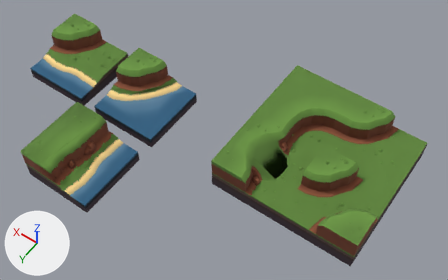
Two versions of the Blender file quadset.blend, one commit apart.
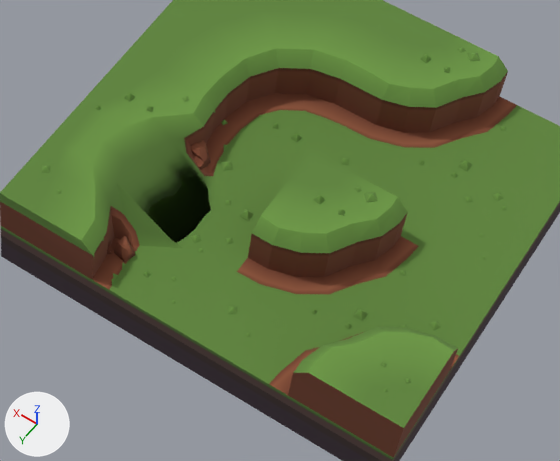
The first picture shows the older version from a camera (50 mm lens) standing at (22.2, 36.4, 51.0) and looking at (45.6, 3.6, -0.5). The close-ups show both versions on the part from 47% to 92% of the width and 32% to 92% of the height of that picture; other places that the commit changed are outside them. Arrows for +X, +Y and +Z are at lower left; the lights stay in place. The same objects are shown in both versions, whatever each file hides.

The scene before the commit, as lines of its bpy script (objects in view):
```python
me_t_gggg_1_002 = bpy.data.meshes.new('t-gGgg-1.002')
me_t_gggg_1_002.from_pydata(...)  # 158 vertices, 134 faces; spans x -4.0..4.0, y -4.0..4.0, z -2.0..2.26
me_t_gggg_1_002.materials.append(mat_material)  # picture img_palette_png
me_t_gggg_1_003 = bpy.data.meshes.new('t-GGgg-1.003')
me_t_gggg_1_003.from_pydata(...)  # 262 vertices, 205 faces; spans x -4.0..4.0, y -4.03..4.0, z -2.0..2.26
me_t_gggg_1_003.polygons.foreach_set('use_smooth', [True] * 205)
me_t_gggg_1_003.materials.append(mat_material)  # picture img_palette_png
me_t_gggg_1_005 = bpy.data.meshes.new('t-GGGg-1.005')
me_t_gggg_1_005.from_pydata(...)  # 158 vertices, 127 faces; spans x -4.0..4.0, y -4.0..4.0, z -2.0..2.0
me_t_gggg_1_005.materials.append(mat_material)  # picture img_palette_png
me_t_gggg_7 = bpy.data.meshes.new('t-gGgG-7')
me_t_gggg_7.from_pydata(...)  # 222 vertices, 187 faces; spans x -4.0..4.0, y -4.0..4.0, z -2.0..2.26
me_t_gggg_7.materials.append(mat_material)  # picture img_palette_png
ob_t_gggg_1 = bpy.data.objects.new('t-gGgg-1', me_t_gggg_1_002)
ob_t_gggg_1.location = (32.0, -4.0, 0.0)
ob_t_gggg_1_003 = bpy.data.objects.new('t-GGgg-1.003', me_t_gggg_1_003)
ob_t_gggg_1_003.location = (40.0, 4.0, 0.0)
ob_t_gggg_1_1 = bpy.data.objects.new('t-GGGg-1', me_t_gggg_1_005)
ob_t_gggg_1_1.location = (40.0, -4.0, 0.0)
ob_t_gggg_7 = bpy.data.objects.new('t-gGgG-7', me_t_gggg_7)
ob_t_gggg_7.location = (32.0, 4.0, 0.0)
```
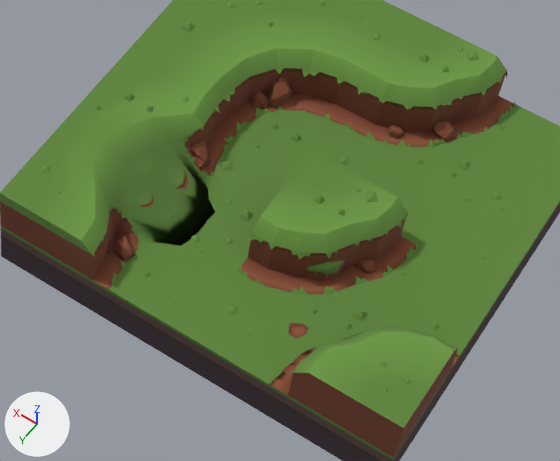
Boxes (x1, y1, x2, y2) around the edits, measured in the close-ups (560 x 461 px; the box of a moved part takes in the faces that stretch with it):
part 1 of me_t_gggg_1_002, moved or reshaped: before (420, 54, 431, 63); after (419, 54, 430, 63)
part 2 of me_t_gggg_1_002, built on: (345, 54, 519, 247) in both
part 3 of me_t_gggg_1_003, built on: before (109, 142, 290, 336); after (108, 127, 290, 336)
part 4 of me_t_gggg_1_005, moved or reshaped (not visible before): after (181, 22, 195, 32)
part 5 of me_t_gggg_1_005, built on: before (221, 119, 227, 125); after (215, 0, 362, 149)
part 6 of me_t_gggg_7, built on: before (187, 240, 502, 460); after (187, 212, 502, 460)

The change in detail:
me_t_gggg_1_002 is used by ob_t_gggg_1; location (32.0, -4.0, 0.0).
me_t_gggg_1_002 had 158 vertices, 134 faces and spanned x -4.0..4.0, y -4.0..4.0, z -2.0..2.26.
me_t_gggg_1_002 now has 386 vertices, 249 faces and spans x -4.0..4.09, y -4.04..4.0, z -2.0..2.26.
me_t_gggg_1_002 part 1: the loose piece of 5 vertices spanning x 2.5..2.86, y -2.48..-2.11, z 2.01..2.26 is moved by (0.05, 0.0, 0.0).
me_t_gggg_1_002 part 2: 53 vertices removed from x -0.74..3.31, y -4.0..4.0, z 0.0..2.0; 281 vertices added at x -0.69..4.09, y -4.04..4.0, z -0.12..2.0.
me_t_gggg_1_003 is used by ob_t_gggg_1_003; location (40.0, 4.0, 0.0).
me_t_gggg_1_003 had 262 vertices, 205 faces and spanned x -4.0..4.0, y -4.03..4.0, z -2.0..2.26.
me_t_gggg_1_003 now has 356 vertices, 269 faces and spans x -4.0..4.0, y -4.03..4.0, z -2.0..2.26.
Part 3, on me_t_gggg_1_003:
4 faces are deleted.
3 vertices in x -2.03..-1.42, y -2.17..1.0, z 0.0 move by (-0.38, 0.01, 0.0).
3 vertices move from x -2.1..0.29, y -1.0..1.78, z 0.0..0.86 to x -2.47..0.38, y -0.99..1.68, z 0.0..0.75.
94 vertices are added at x -1.09..0.92, y -3.0..3.0, z 0.0..1.61.
68 new faces join them.
me_t_gggg_1_005 is used by ob_t_gggg_1_1; location (40.0, -4.0, 0.0).
me_t_gggg_1_005 had 158 vertices, 127 faces and spanned x -4.0..4.0, y -4.0..4.0, z -2.0..2.0.
me_t_gggg_1_005 now has 248 vertices, 172 faces and spans x -4.01..4.0, y -4.0..4.03, z -2.0..2.26.
me_t_gggg_1_005 part 4: the loose piece of 5 vertices spanning x 0.24..0.64, y 0.02..0.42, z 0.01..0.26 is moved by (2.34, 1.31, 2.0).
me_t_gggg_1_005 part 5: 40 vertices moved from x -1.01..2.96, y -3.2..3.38, z 0.01..0.15 to x -1.83..2.96, y -3.2..3.6, z 0.01..2.15; 90 vertices added at x -4.01..0.0, y 0.0..4.03, z -0.21..1.5.
me_t_gggg_7 is used by ob_t_gggg_7; location (32.0, 4.0, 0.0).
me_t_gggg_7 had 222 vertices, 187 faces and spanned x -4.0..4.0, y -4.0..4.0, z -2.0..2.26.
me_t_gggg_7 now has 507 vertices, 328 faces and spans x -4.0..4.0, y -4.0..4.0, z -2.0..2.26.
Part 6, on me_t_gggg_7:
5 vertices are removed from x -4.0..4.0, y -4.0..4.0, z 0.0.
21 faces are deleted.
290 vertices are added at x -4.0..4.0, y -4.0..4.0, z -0.08..1.5.
162 new faces join them.
